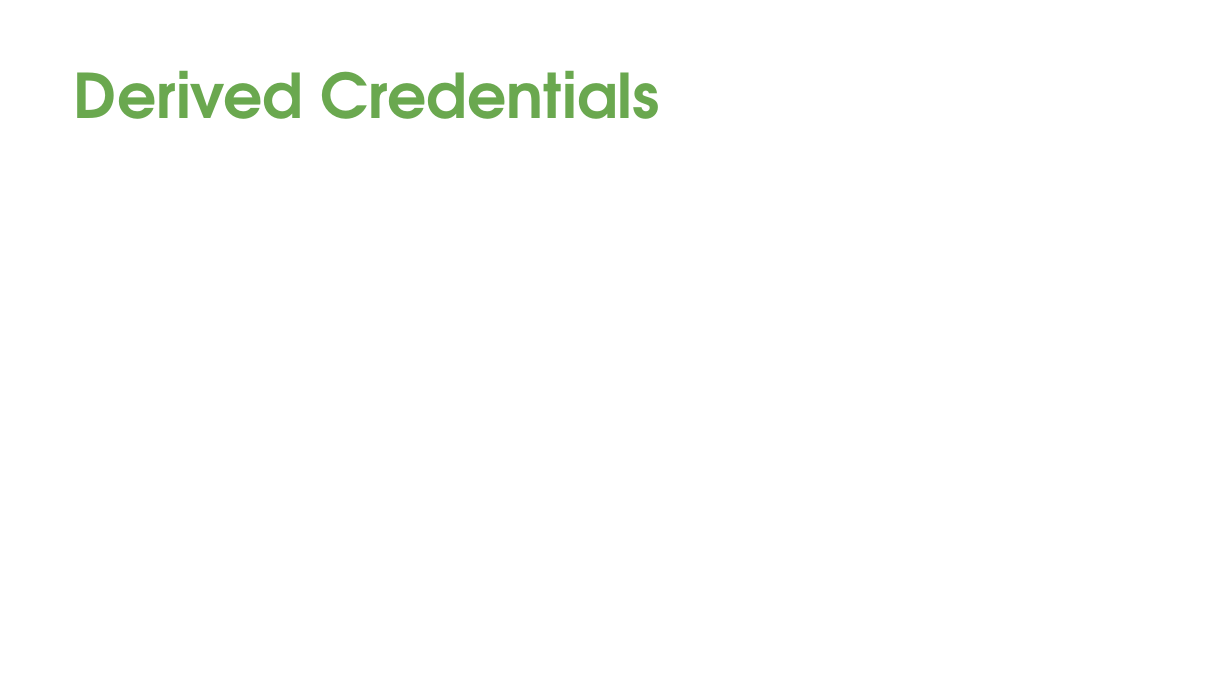
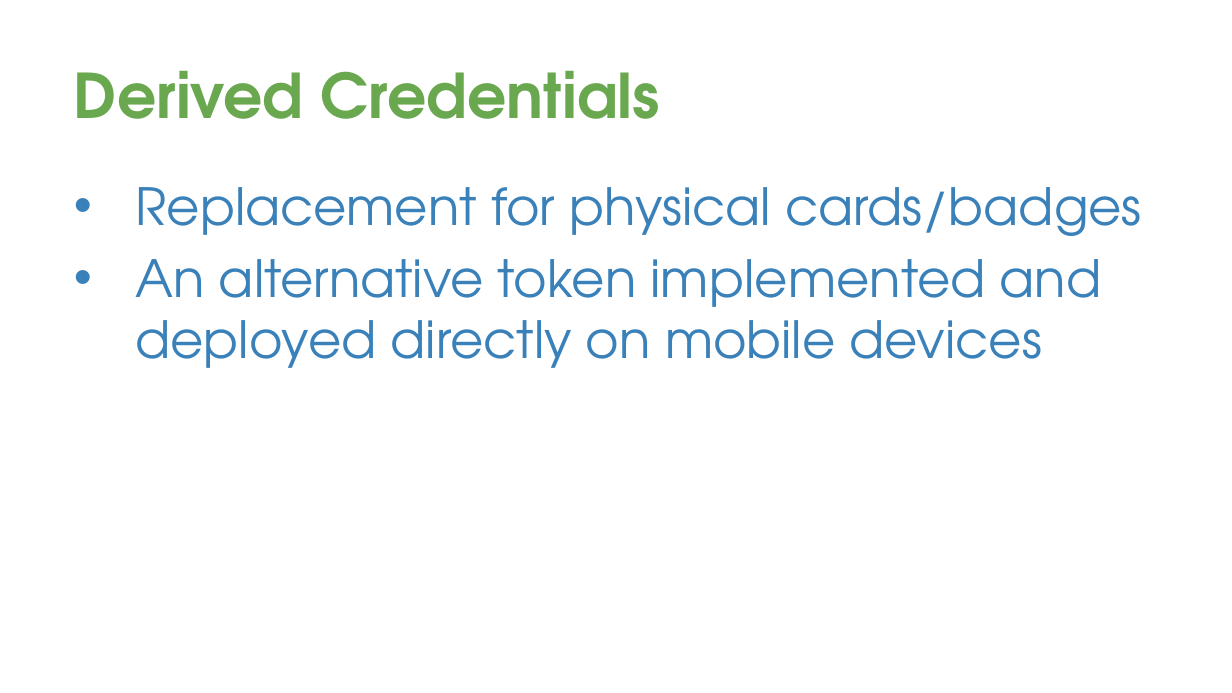
Before and after one commit to davetrux/gdgmidevfest-2017, a slide deck: slide 32 of MobileAuthWebWorld.pptx (slide 31 before the commit). Drawn at 1232x693 pixels with LibreOffice and Linux fonts; fonts in the diff are those of the drawing; background and template pictures are left out. Boxes give left, top, right and bottom in pixels: in the first picture for what was removed or moved away, otherwise in the second. Text is boxed around its words. In the diff, an @@ line names an element or a change of style, - is before the commit and + after.

```diff
--- a/MobileAuthWebWorld.pptx
+++ b/MobileAuthWebWorld.pptx
@@ text added at (x1=136, y1=187, x2=1142, y2=368), 30 pt, text #3A81BA @@
+• Replacement for physical cards/badges
+• An alternative token implemented and deployed directly on mobile devices
```
Also in this commit, not shown: 9 other slides changed, 5 slides added, 4 slides removed.
